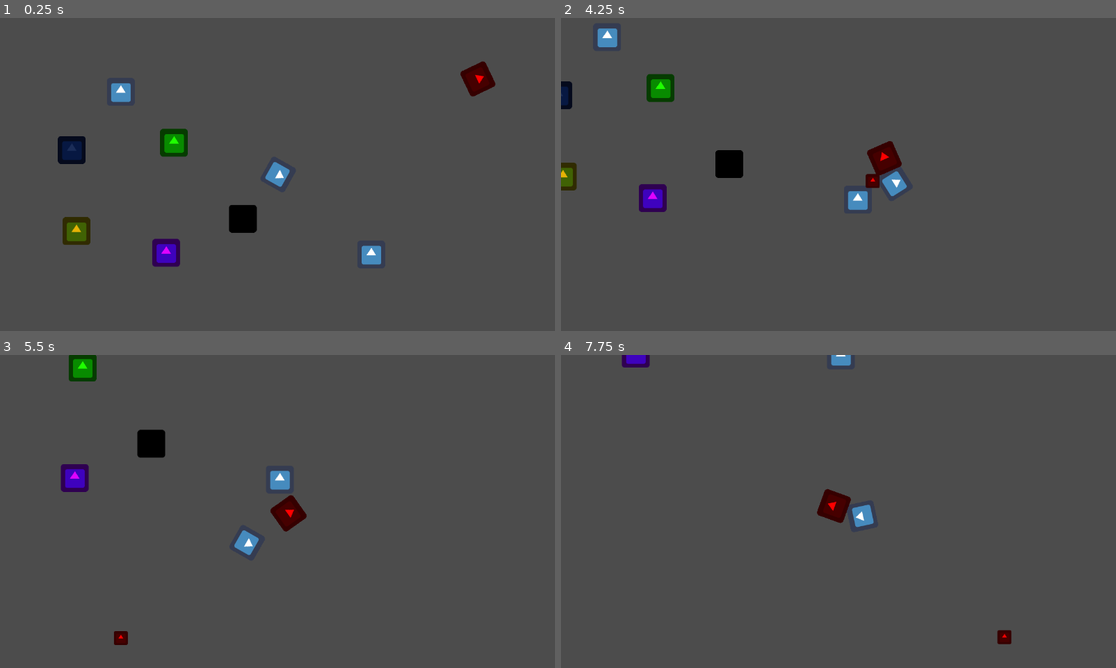
Above: before the commit, frames 1-4 (two rows, left to right).
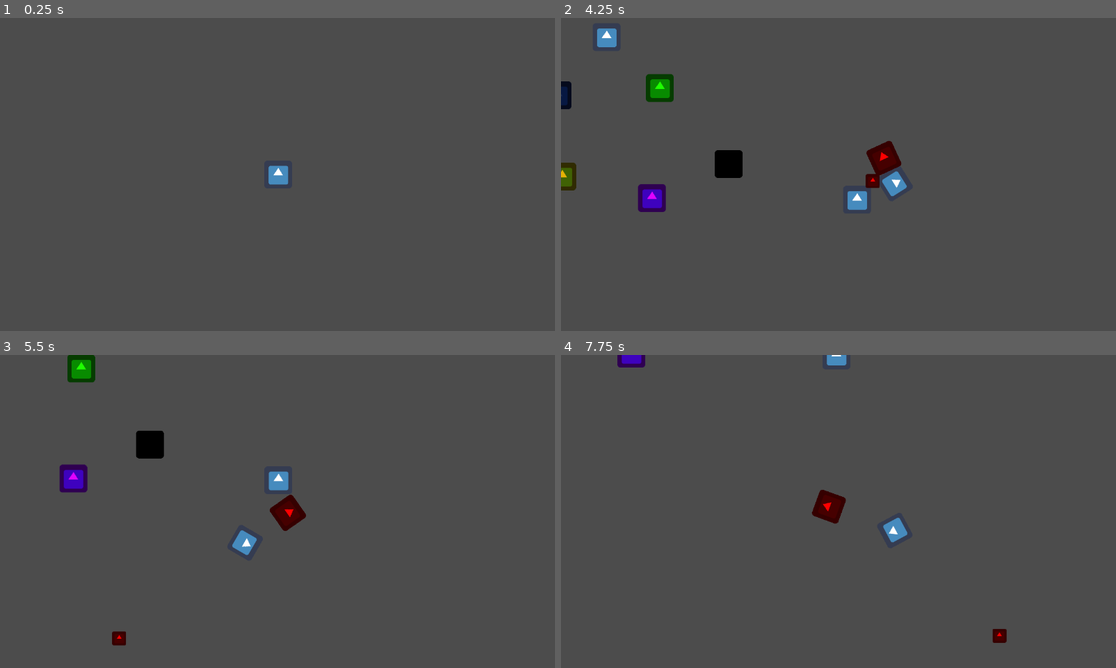
Above: after the commit, the same moments.

Repository: cypher31/mega_cat
Game: Godot game, scene res://scenes/main.tscn
Two runs of this game, one before a commit and one after it. Both use one fixed random seed, a clock stepped at 60 frames per second and the inputs below. Before the commit the project starts from res://scenes/main_world.tscn. The engine's default icon, where the game draws it, is replaced by a stand-in: a white triangle on a blue panel in a dark square.
Inputs (mouse positions are in pixels of both pictures, inside the frame that each line leads up to):
- Up to frame 1 (0.25 s): no input
- Up to frame 2 (4.25 s): click (838, 174) at 0.52 s; tap Enter at 1.25 s; move the mouse to (960, 158) at 1.27 s; press the mouse at (960, 158) at 1.28 s; hold Right (direction_right) 1.28-2.03 s; move the mouse to (727, 190) at 2.02 s; release the mouse at (727, 190) at 2.03 s; hold Down (direction_down) 2.03-2.78 s; click (727, 190) at 2.1 s; move the mouse to (894, 105) at 2.77 s; press the mouse at (894, 105) at 2.78 s; hold Right (direction_right) 2.78-3.53 s; move the mouse to (810, 237) at 3.52 s; release the mouse at (810, 237) at 3.53 s; hold Up (direction_up) from 3.53 s (still down); click (810, 237) at 3.6 s
- Up to frame 3 (5.5 s): move the mouse to (444, 558) at 4.27 s; release Up (direction_up) at 4.28 s; press the mouse at (444, 558) at 4.28 s; hold Left (direction_left) from 4.28 s (still down); move the mouse to (111, 464) at 5.02 s; release the mouse at (111, 464) at 5.03 s; click (111, 464) at 5.1 s
- Up to frame 4 (7.75 s): move the mouse to (866, 511) at 5.77 s; release Left (direction_left) at 5.78 s; press the mouse at (866, 511) at 5.78 s; hold Down (direction_down) 5.78-6.53 s; move the mouse to (755, 433) at 6.52 s; release the mouse at (755, 433) at 6.53 s; hold Right (direction_right) 6.53-7.28 s; click (755, 433) at 6.6 s; move the mouse to (960, 495) at 7.27 s; press the mouse at (960, 495) at 7.28 s; hold Up (direction_up) from 7.28 s (still down)

The runs differ from the first frame. In frame 1, 3.2% of the frame differs, in the area x 10-90%, y 13-80%; in frame 2, 0.3%; in frame 3, 0.6%; in frame 4, 1.0%.

Commit message:
Start screen

Diff:
--- a/project.godot
+++ b/project.godot
@@ -11,7 +11,7 @@
 [application]
 
 config/name="mega_cat"
-run/main_scene="res://scenes/main_world.tscn"
+run/main_scene="res://scenes/main.tscn"
 config/icon="res://icon.png"
 
 [autoload]
--- a/scenes/main.tscn
+++ b/scenes/main.tscn
@@ -1,10 +1,19 @@
 [gd_scene load_steps=3 format=2]
 
 [ext_resource path="res://scripts/main.gd" type="Script" id=1]
-[ext_resource path="res://scenes/main_world.tscn" type="PackedScene" id=2]
+[ext_resource path="res://scenes/start_screen.tscn" type="PackedScene" id=2]
 
 [node name="main" type="Node" index="0"]
 
 script = ExtResource( 1 )
 
-[node name="main_world" parent="." index="0" instance=ExtResource( 2 )]
+[node name="start_screen" parent="." index="0" instance=ExtResource( 2 )]
+
+[node name="start_button" parent="start_screen/CenterContainer" index="0"]
+
+focus_mode = 2
+
+[connection signal="button_up" from="start_screen/CenterContainer/start_button" to="." method="_on_start_button_button_up"]
+
+
+[editable path="start_screen"]
--- a/scenes/start_screen.tscn
+++ b/scenes/start_screen.tscn
@@ -35,7 +35,7 @@
 use_top_left = false
 _sections_unfolded = [ "Rect" ]
 
-[node name="TextureRect" type="TextureButton" parent="CenterContainer" index="0"]
+[node name="start_button" type="TextureButton" parent="CenterContainer" index="0"]
 
 anchor_left = 0.0
 anchor_top = 0.0
@@ -57,5 +57,3 @@
 texture_normal = ExtResource( 2 )
 stretch_mode = 4
 _sections_unfolded = [ "Textures" ]
-
-[connection signal="button_up" from="CenterContainer/TextureRect" to="." method="_on_TextureRect_button_up"]
--- a/scripts/global.gd
+++ b/scripts/global.gd
@@ -11,7 +11,7 @@
 
 var scene_loader = {
 	"bullet": bullet,
-	"world": main
+	"world": main_world
 	}
 
 func _ready():
--- a/scripts/main.gd
+++ b/scripts/main.gd
@@ -5,7 +5,6 @@
 	pass
 
 func _power_up(type):
-	print(type)
 	if type == "repel":
 		get_node("/root/global").repel = -1
 	elif type == "spawn_swarm":
@@ -13,3 +12,12 @@
 		pass
 
 	pass
+
+
+func _on_start_button_button_up():
+	var instance = get_node("/root/global").scene_loader["world"].instance()
+
+	add_child(instance)
+
+	get_node("start_screen").queue_free()
+	pass # replace with function body
--- a/scripts/start_screen.gd
+++ b/scripts/start_screen.gd
@@ -1,19 +1,10 @@
 extends Control
 
-# class member variables go here, for example:
-# var a = 2
-# var b = "textvar"
-
 func _ready():
-	# Called every time the node is added to the scene.
-	# Initialization here
 	pass
 
 #func _process(delta):
 #	# Called every frame. Delta is time since last frame.
 #	# Update game logic here.
-#	pass
-
-
-func _on_TextureRect_button_up():
+#	passe)
 	pass # replace with function body
